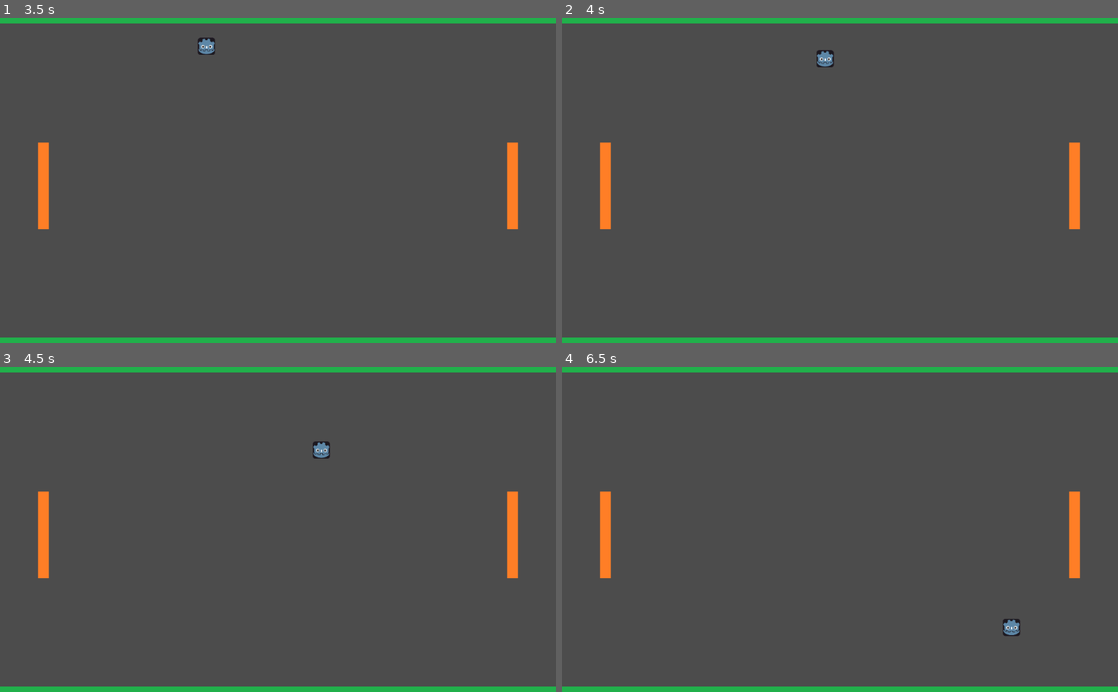
Above: before the commit, frames 1-4 (two rows, left to right).
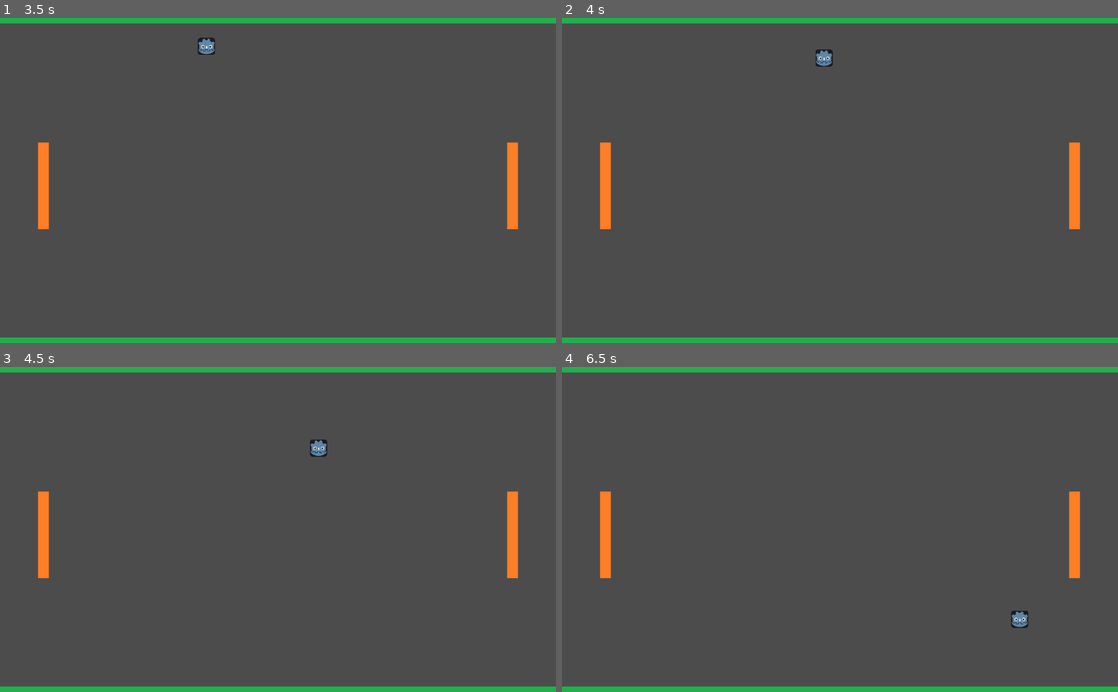
Above: after the commit, the same moments.

Repository: DanCorder/pong
Game: Godot game, scene res://title.tscn
Same seed, same stepped clock (60 frames per second), same inputs: the game is played once before the commit and once after it.
Inputs:
- Up to frame 1 (3.5 s): tap Enter (ui_accept) at 0.5, 0.77, 1.52, 3.02 s
- Up to frame 2 (4 s): tap Enter (ui_accept) at 3.77 s
- Up to frame 3 (4.5 s): no input
- Up to frame 4 (6.5 s): tap Enter (ui_accept) at 4.52, 6.02 s

Frame 1 is identical in both runs. In frame 2, 0.1% of the frame differs, in the area x 45-49%, y 9-16%; in frame 3, 0.2%; in frame 4, 0.3%, in the area x 79-84%, y 75-83%.

Commit message:
fix: stop the ball speeding up when bouncing off the court

Diff:
--- a/ball.gd
+++ b/ball.gd
@@ -1,7 +1,5 @@
 extends KinematicBody2D
 
-const speed_up = 1.03
-const paddleHeight = 80
 var velocity = Vector2(200, 0)
 
 func init(initialVelocity):
@@ -10,11 +8,8 @@
 func _physics_process(delta):
 	var collision_info = move_and_collide(velocity * delta)
 	if collision_info:
-		if collision_info.collider.has_method('custom_bounce_direction'):
+		if collision_info.collider.has_method('custom_bounce'):
 			var current_speed = velocity.length()
-			var new_direction = collision_info.collider.custom_bounce_direction(collision_info)
-			velocity = new_direction * current_speed
+			velocity = collision_info.collider.custom_bounce(collision_info, current_speed)
 		else:
 			velocity = velocity.bounce(collision_info.normal)
-
-		velocity = velocity * speed_up
--- a/paddle.gd
+++ b/paddle.gd
@@ -1,6 +1,7 @@
 extends KinematicBody2D
 
 const paddle_height = 80
+const bounce_speed_up = 1.03
 
 var speed = 300
 var velocity = Vector2()
@@ -22,10 +23,10 @@
 
 # Allow the player to aim shots by adjusting bounce angle based on where
 # on the paddle the ball bounces
-func custom_bounce_direction(collision_info):
+func custom_bounce(collision_info, speed):
 	var newVx = 1 if collision_info.normal.x > 0 else -1
 	var newVy = (collision_info.position.y - collision_info.collider.position.y) / paddle_height
-	return Vector2(newVx, newVy).normalized()
+	return Vector2(newVx, newVy).normalized() * speed * bounce_speed_up
 
 func _physics_process(delta):
 	get_input()
